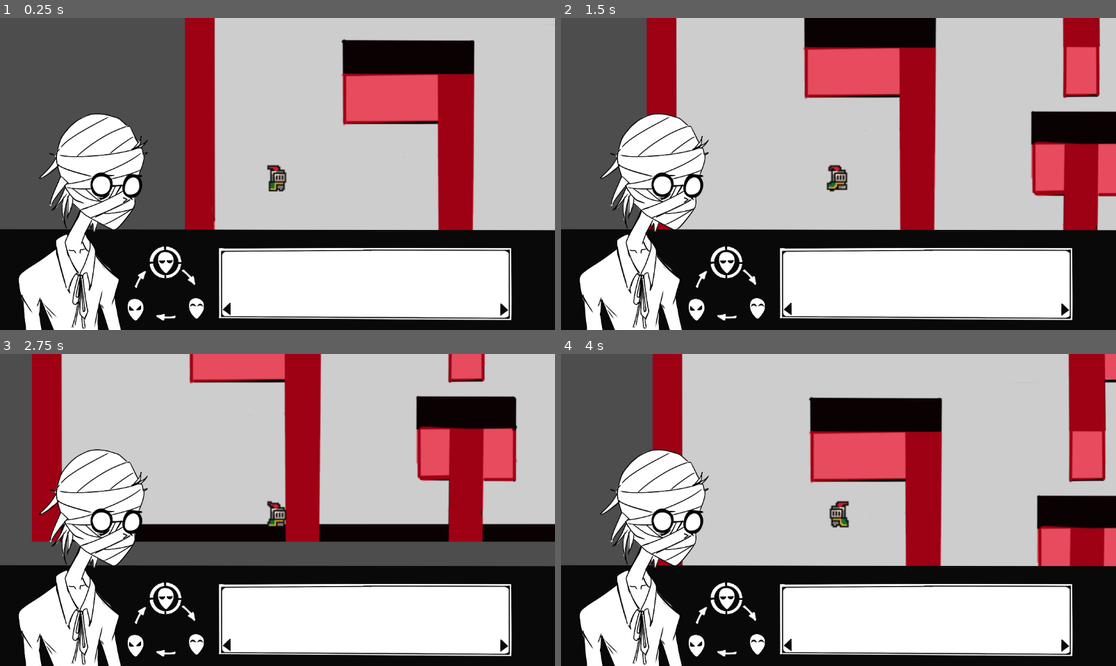
Above: before the commit, frames 1-4 (two rows, left to right).
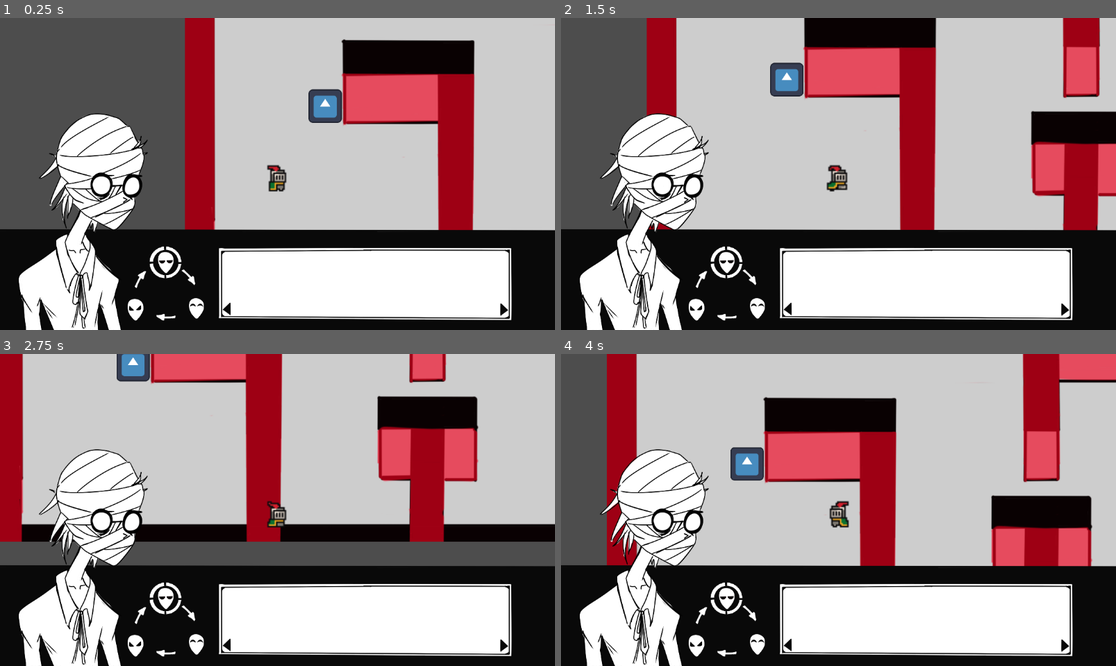
Above: after the commit, the same moments.

Repository: IvanGutsev/PlovdivGameJam2026
Game: Godot game, scene res://Scenes/main.tscn
The game is run twice, just before and just after one commit, with the same random seed, the same clock (stepped at 60 frames per second) and the same inputs. The engine's default icon, where the game draws it, is replaced by a stand-in: a white triangle on a blue panel in a dark square.
Inputs:
- Up to frame 1 (0.25 s): no input
- Up to frame 2 (1.5 s): tap E (interact) at 0.5, 0.6, 1.25, 1.35 s; hold D (right) 0.53-1.28 s; tap Enter (ui_accept) at 0.77 s; hold S (down) from 1.28 s (still down)
- Up to frame 3 (2.75 s): tap Enter (ui_accept) at 1.52 s; tap E (interact) at 2, 2.3 s; release S (down) at 2.03 s; hold D (right) from 2.03 s (still down); tap M (mask and unmask) at 2.1 s
- Up to frame 4 (4 s): tap E (interact) at 2.75, 2.85, 3.5, 3.6 s; release D (right) at 2.78 s; hold W (up) 2.78-3.53 s; tap Enter (ui_accept) at 3.02, 3.77 s; hold A (left) from 3.53 s (still down)

The runs differ from the first frame. In frame 1, 0.7% of the frame differs, in the area x 55-62%, y 22-34%; in frame 2, 0.6%; in frame 3, 25%; in frame 4, 25%, in the area x 8-100%, y 0-69%.

Commit message:
Revert "first kinda functioning prototype"
This reverts commit 6742bdf6dc184545e0136539c80810631a259e5a.

Diff:
--- a/Scenes/2.tscn
+++ /dev/null
@@ -1,3 +0,0 @@
-[gd_scene format=3 uid="uid://dn6c2ag4u8seb"]
-
-[node name="2" type="Node2D" unique_id=1195030858]
--- a/Scenes/level_1.tscn
+++ b/Scenes/level_1.tscn
@@ -7,12 +7,6 @@
 
 [sub_resource type="RectangleShape2D" id="RectangleShape2D_vk57k"]
 size = Vector2(682, 48.5)
-
-[sub_resource type="RectangleShape2D" id="RectangleShape2D_8ffim"]
-size = Vector2(92, 57)
-
-[sub_resource type="RectangleShape2D" id="RectangleShape2D_7p6j4"]
-size = Vector2(26, 118)
 
 [node name="Level1" type="StaticBody2D" unique_id=187266163]
 
@@ -35,38 +29,3 @@
 [node name="CollisionShape2D2" type="CollisionShape2D" parent="." unique_id=288776296]
 position = Vector2(1, 362)
 shape = SubResource("RectangleShape2D_vk57k")
-
-[node name="CollisionShape2D5" type="CollisionShape2D" parent="." unique_id=1057033734]
-position = Vector2(-201, 208.5)
-shape = SubResource("RectangleShape2D_8ffim")
-
-[node name="CollisionShape2D6" type="CollisionShape2D" parent="." unique_id=625336787]
-position = Vector2(-168, 288)
-shape = SubResource("RectangleShape2D_7p6j4")
-
-[node name="CollisionPolygon2D" type="CollisionPolygon2D" parent="." unique_id=2042006463]
-polygon = PackedVector2Array(66, 21, -48, 22, -47, 89, -156, 89, -156, -65, -180, -66, -181, 47, -225, 45, -226, 82, -183, 82, -180, 144, -72, 144, -69, 233, -44, 234, -42, 168, 134, 168, 135, 193, 160, 192, 158, 49, 135, 50, 135, 111, -19, 111, -19, 79, 66, 78)
-
-[node name="CollisionPolygon2D2" type="CollisionPolygon2D" parent="." unique_id=703179727]
-polygon = PackedVector2Array(335, 169, 239, 167, 246, 11, 160, 11, 156, 34, 132, 30, 134, -57, 65, -62, 66, -114, 156, -113, 159, -45, 268, -45, 269, 110, 337, 112)
-
-[node name="CollisionPolygon2D3" type="CollisionPolygon2D" parent="." unique_id=1234772608]
-polygon = PackedVector2Array(-91, 68, -113, 68, -112, -45, -24, -45, -22, -246, 1, -246, 2, -45, 67, -44, 66, 4, -86, 4)
-
-[node name="CollisionPolygon2D4" type="CollisionPolygon2D" parent="." unique_id=632054107]
-polygon = PackedVector2Array(-67, -61, -89, -61, -90, -103, -227, -104, -226, -186, -270, -193, -272, -301, -247, -299, -246, -249, -204, -247, -200, -160, -92, -157, -93, -212, -156, -212, -159, -267, -67, -271)
-
-[node name="CollisionPolygon2D5" type="CollisionPolygon2D" parent="." unique_id=1053881958]
-polygon = PackedVector2Array(110, -300, 111, -202, 44, -204, 41, -147, 292, -147, 292, -198, 137, -206, 136, -298, 118, -298)
-
-[node name="CollisionPolygon2D6" type="CollisionPolygon2D" parent="." unique_id=53481736]
-polygon = PackedVector2Array(201, -299, 202, -224, 225, -225, 223, -299)
-
-[node name="CollisionPolygon2D7" type="CollisionPolygon2D" parent="." unique_id=1371153910]
-polygon = PackedVector2Array(328, -132, 227, -125, 221, -78, 333, -80)
-
-[node name="CollisionPolygon2D8" type="CollisionPolygon2D" parent="." unique_id=1313844730]
-polygon = PackedVector2Array(-66, 335, -66, 304, -90, 302, -91, 250, -21, 248, -22, 302, -47, 301, -47, 334)
-
-[node name="CollisionPolygon2D9" type="CollisionPolygon2D" parent="." unique_id=369785652]
-polygon = PackedVector2Array(43, 338, 45, 199, 68, 201, 68, 221, 248, 221, 249, 280, 66, 280, 66, 337)
--- a/Scenes/main.tscn
+++ b/Scenes/main.tscn
@@ -6,9 +6,8 @@
 [ext_resource type="PackedScene" uid="uid://nqdnb6sw600a" path="res://Scenes/npc.tscn" id="2_bo1nx"]
 [ext_resource type="PackedScene" uid="uid://bsj8ueuo3quoh" path="res://Scenes/canvas_layer.tscn" id="4_21xkr"]
 [ext_resource type="PackedScene" uid="uid://dv5yvhciupxu5" path="res://Scenes/mask.tscn" id="4_jjvhh"]
-[ext_resource type="PackedScene" uid="uid://dau4an3861pma" path="res://Scenes/next_level.tscn" id="7_6bp64"]
 
-[node name="1" type="Node2D" unique_id=158342298]
+[node name="Main" type="Node2D" unique_id=158342298]
 script = ExtResource("1_21xkr")
 
 [node name="Level1" parent="." unique_id=187266163 instance=ExtResource("1_kry3j")]
@@ -24,16 +23,7 @@
 [node name="NPC" parent="." unique_id=248751030 instance=ExtResource("2_bo1nx")]
 position = Vector2(45, -215)
 
-[node name="NPC2" parent="." unique_id=1525551826 instance=ExtResource("2_bo1nx")]
-position = Vector2(315, -444)
-
-[node name="NPC3" parent="." unique_id=226403768 instance=ExtResource("2_bo1nx")]
-position = Vector2(502, -416)
-
 [node name="Mask" parent="." unique_id=1775335883 instance=ExtResource("4_jjvhh")]
-position = Vector2(501, -231)
-
-[node name="NextLevel" parent="." unique_id=1823105586 instance=ExtResource("7_6bp64")]
-position = Vector2(461, -556)
+position = Vector2(33, -47)
 
 [connection signal="take_mask" from="Mask" to="Player" method="_on_mask_take_mask"]
--- a/Scenes/next_level.gd
+++ /dev/null
@@ -1,4 +0,0 @@
-extends Area2D
-
-func _on_body_entered(body: Node2D) -> void:
-	get_tree().change_scene_to_file("res://Scenes/2.tscn")
--- a/Scenes/next_level.tscn
+++ /dev/null
@@ -1,13 +0,0 @@
-[gd_scene format=3 uid="uid://dau4an3861pma"]
-
-[ext_resource type="Script" uid="uid://ddgo1k004wgss" path="res://Scenes/next_level.gd" id="1_1piei"]
-
-[sub_resource type="RectangleShape2D" id="RectangleShape2D_bgq2k"]
-
-[node name="NextLevel" type="Area2D" unique_id=1823105586]
-script = ExtResource("1_1piei")
-
-[node name="CollisionShape2D" type="CollisionShape2D" parent="." unique_id=1404382334]
-shape = SubResource("RectangleShape2D_bgq2k")
-
-[connection signal="body_entered" from="." to="." method="_on_body_entered"]
--- a/Scripts/npc.gd
+++ b/Scripts/npc.gd
@@ -20,7 +20,6 @@
 		#check whether the player can talk to the npc (does he have a mask?)
 		if Global.can_talk:
 			print("chatting with npc");
-			print("You may pass!");
 			$"../Player/Camera2D/CanvasLayer/Control/VBoxContainer/DialogueBox".start();
 			is_chatting = true;
 			animated_sprite.play("idle");
Not shown, removed: Scenes/next_level.gd.uid
